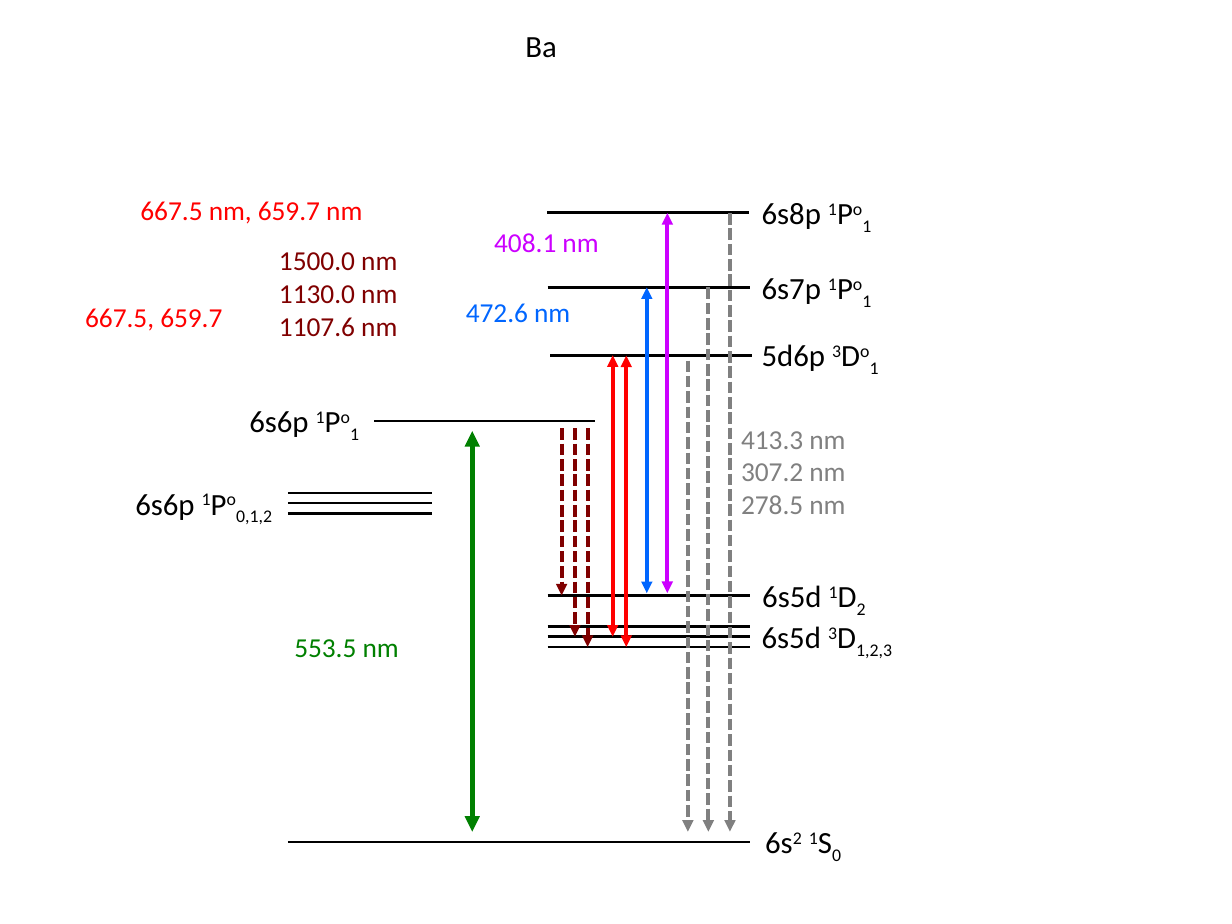
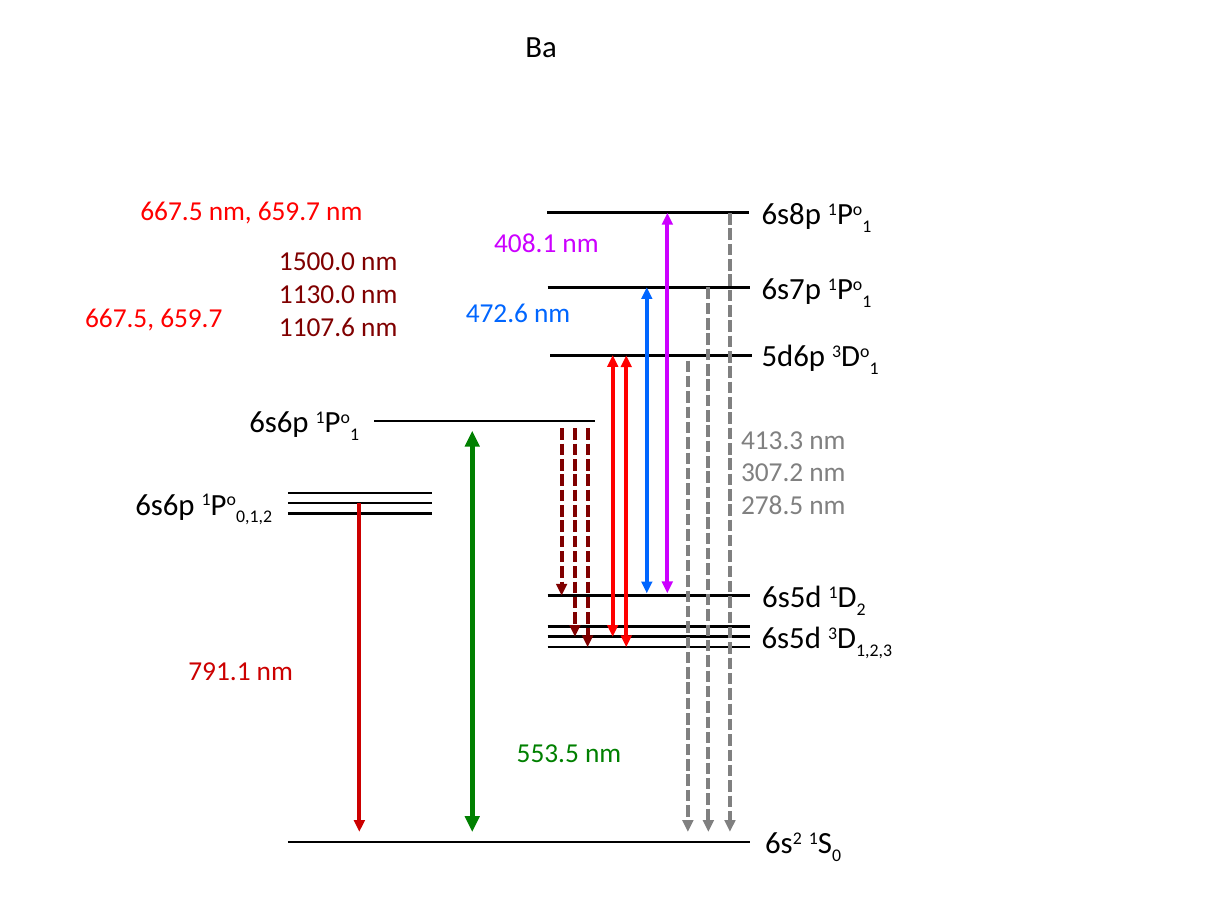
Before and after one commit to Waltmon/timthesis, a slide deck: slide 3 of figures/Elevel_diagram.pptx. Drawn at 1232x924 pixels with LibreOffice and Linux fonts; fonts in the diff are those of the drawing. Boxes give left, top, right and bottom in pixels: in the first picture for what was removed or moved away, otherwise in the second. Text is boxed around its words. In the diff, an @@ line names an element or a change of style, - is before the commit and + after.

```diff
--- a/figures/Elevel_diagram.pptx
+++ b/figures/Elevel_diagram.pptx
@@ arrow added from (360, 503) to (360, 832), #CC0000 2.25 pt @@
@@ text added at (188, 662, 293, 680), 16 pt, text #CC0000 @@
+791.1 nm
@@ text "553.5 nm": place and size @@
-text "553.5 nm" at (294, 639, 399, 658)
+text "553.5 nm" at (517, 744, 621, 763)
```
Also in this commit, not shown: 1 slide added, 9 other files.
